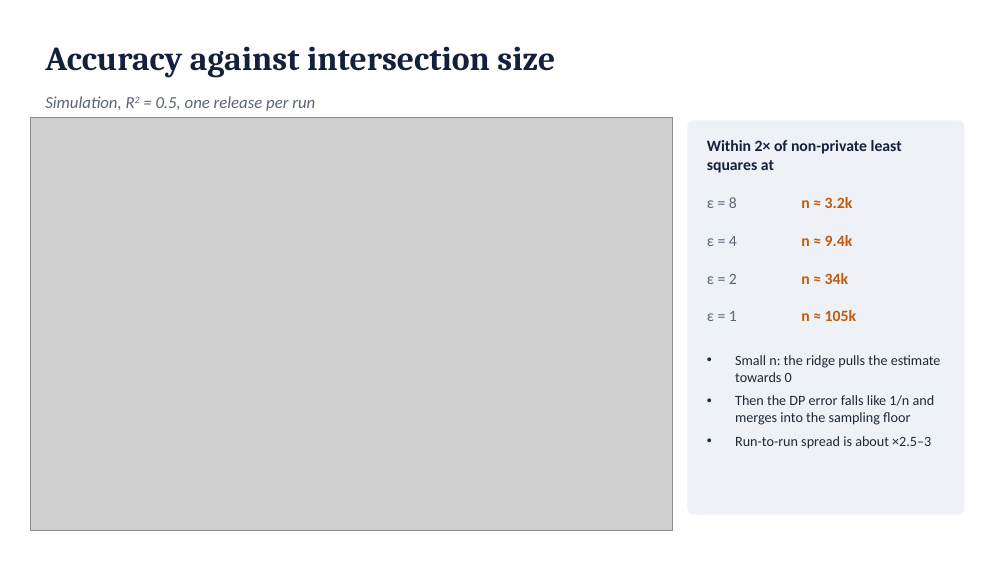
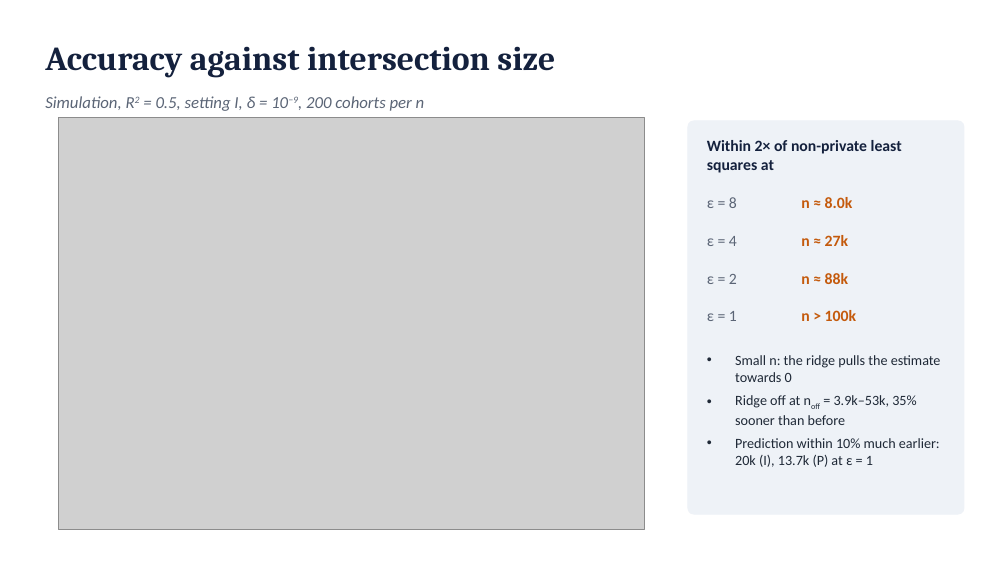
Before and after one commit to shukabh/VerticalFederatedRegression, a slide deck: slide 43 of slides/vfl_intro_deck.pptx (slide 37 before the commit). Drawn at 1008x567 pixels with LibreOffice and Linux fonts; fonts in the diff are those of the drawing; grey boxes stand for pictures. Boxes give left, top, right and bottom in pixels: in the first picture for what was removed or moved away, otherwise in the second. Text is boxed around its words. In the diff, an @@ line names an element or a change of style, - is before the commit and + after.

```diff
--- a/slides/vfl_intro_deck.pptx
+++ b/slides/vfl_intro_deck.pptx
@@ text at (45, 96, 425, 111): text changed @@
-Simulation, R2 = 0.5, one release per run
+Simulation, R2 = 0.5, setting I, δ = 10−9, 200 cohorts per n
@@ picture: place and size @@
-picture at (30, 117, 673, 530)
+picture at (59, 117, 644, 530)
@@ text at (801, 197, 853, 208): text changed @@
-n ≈ 3.2k
+n ≈ 8.0k
@@ text at (801, 235, 848, 246): text changed @@
-n ≈ 9.4k
+n ≈ 27k
@@ text at (801, 273, 848, 284): text changed @@
-n ≈ 34k
+n ≈ 88k
@@ text at (801, 310, 856, 321): text changed @@
-n ≈ 105k
+n > 100k
@@ text at (735, 395, 940, 467): text changed @@
-• Then the DP error falls like 1/n and merges into the sampling floor
-• Run-to-run spread is about ×2.5–3
+• Ridge off at noff = 3.9k–53k, 35% sooner than before
+• Prediction within 10% much earlier: 20k (I), 13.7k (P) at ε = 1
```
Also in this commit, not shown: 24 other slides changed, 12 slides added, 5 slides removed, 1 other file.
